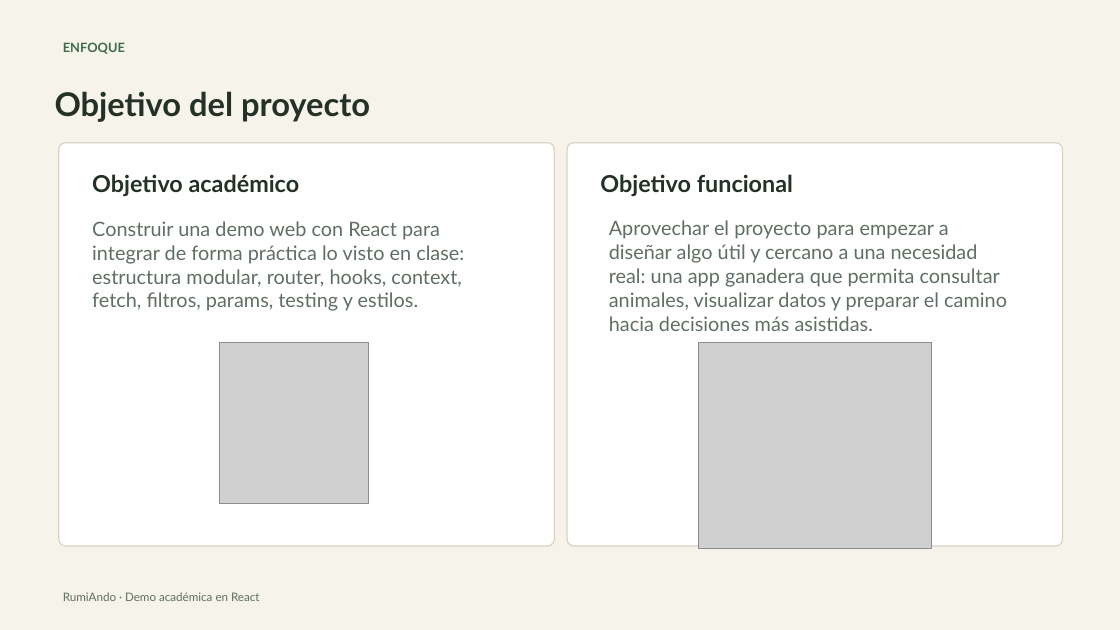
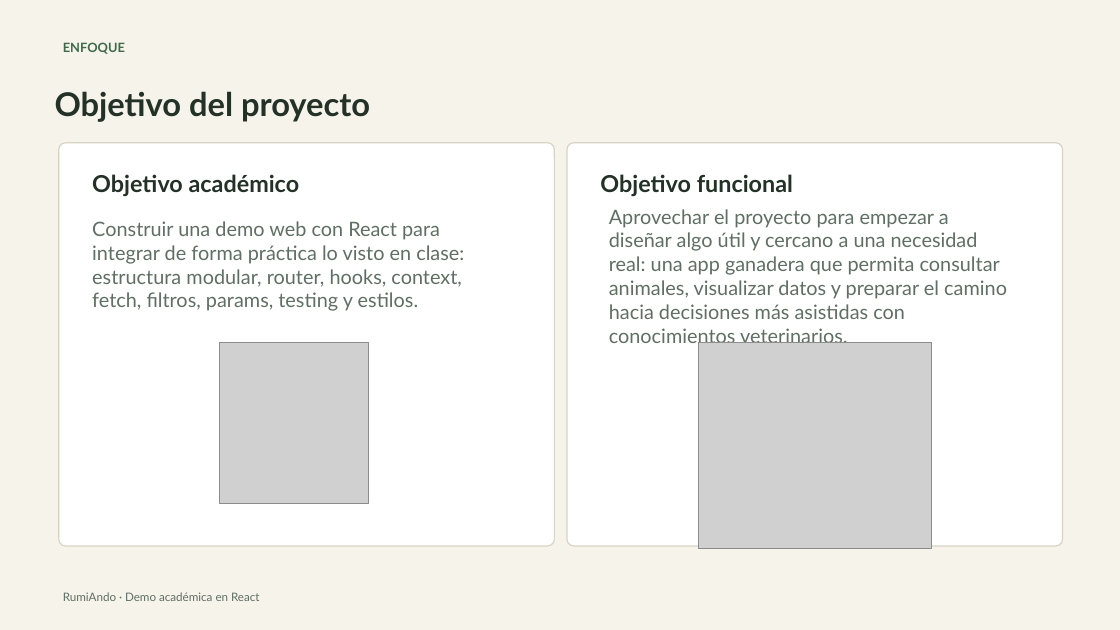
Before and after one commit to MARCOMON94/RumiAndo-web-v1, a slide deck: slide 4 of rumiando-web-v1/docs/rumiando_presentacionv2.pptx. Drawn at 1120x630 pixels with LibreOffice and Linux fonts; fonts in the diff are those of the drawing; grey boxes stand for pictures. Boxes give left, top, right and bottom in pixels: in the first picture for what was removed or moved away, otherwise in the second. Text is boxed around its words. In the diff, an @@ line names an element or a change of style, - is before the commit and + after.

```diff
--- a/rumiando-web-v1/docs/rumiando_presentacionv2.pptx
+++ b/rumiando-web-v1/docs/rumiando_presentacionv2.pptx
@@ text at [609,209,1007,348]: text changed @@
-Aprovechar el proyecto para empezar a diseñar algo útil y cercano a una necesidad real: una app ganadera que permita consultar animales, visualizar datos y preparar el camino hacia decisiones más asistidas.
+Aprovechar el proyecto para empezar a diseñar algo útil y cercano a una necesidad real: una app ganadera que permita consultar animales, visualizar datos y preparar el camino hacia decisiones más asistidas con conocimientos veterinarios.
```
Also in this commit, not shown: 3 other slides changed.
